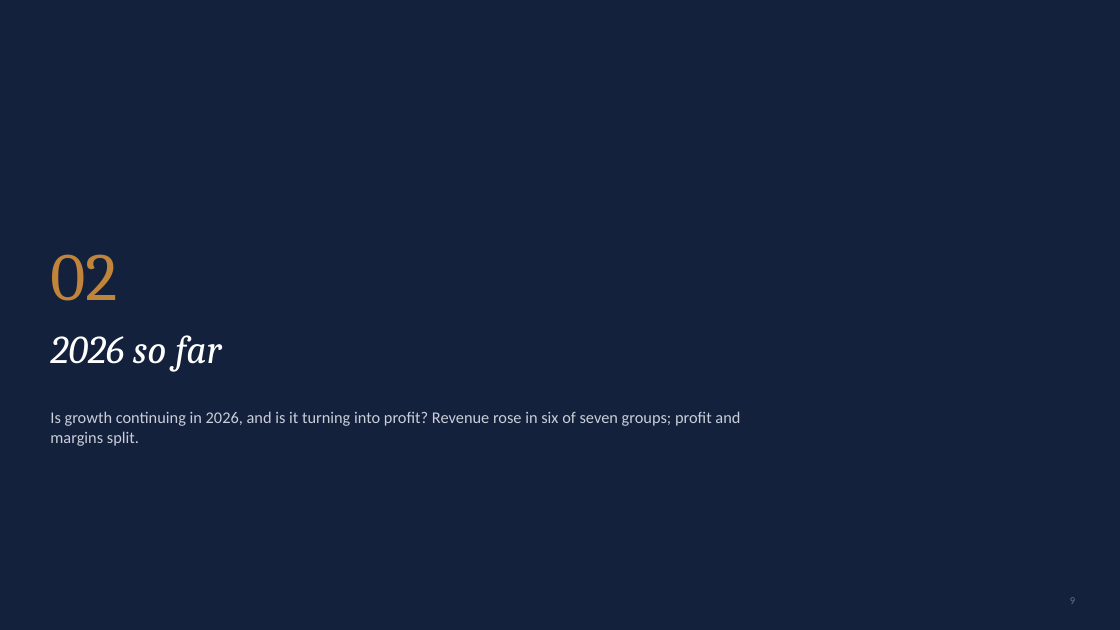
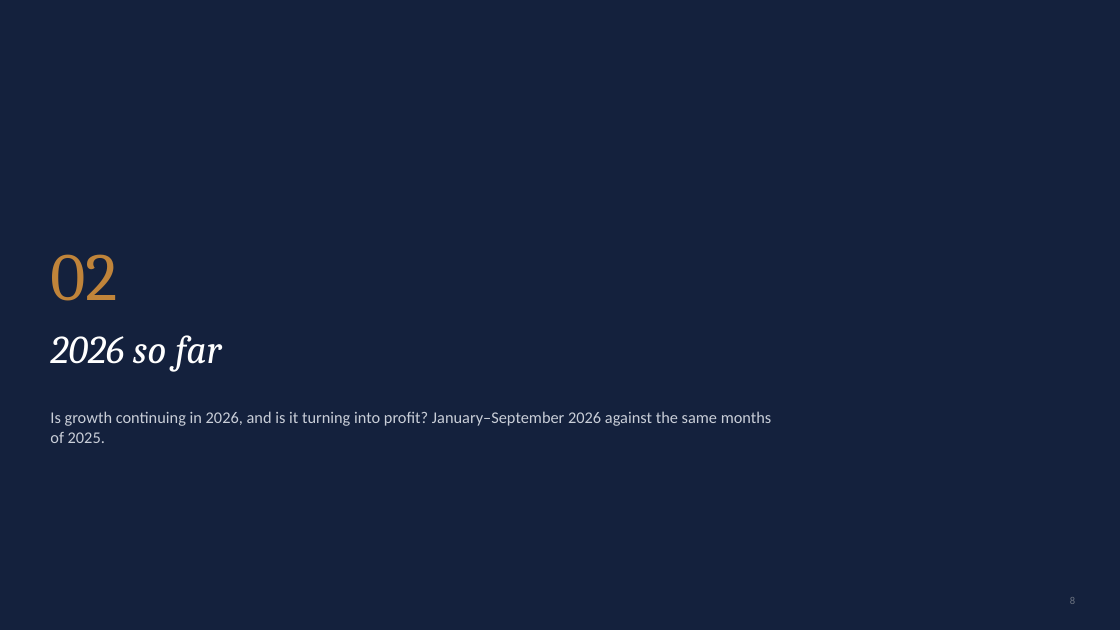
Before and after one commit to KhalidAba94/Test, a slide deck: slide 8 of sector-analysis/sets/seven/output/SEVEN_Priority_Companies_Executive_Deck.pptx (slide 9 before the commit). Drawn at 1120x630 pixels with LibreOffice and Linux fonts; fonts in the diff are those of the drawing. Boxes give left, top, right and bottom in pixels: in the first picture for what was removed or moved away, otherwise in the second. Text is boxed around its words. In the diff, an @@ line names an element or a change of style, - is before the commit and + after.

```diff
--- a/sector-analysis/sets/seven/output/SEVEN_Priority_Companies_Executive_Deck.pptx
+++ b/sector-analysis/sets/seven/output/SEVEN_Priority_Companies_Executive_Deck.pptx
@@ text at (50,411,772,443): text changed @@
-Is growth continuing in 2026, and is it turning into profit? Revenue rose in six of seven groups; profit and margins split.
+Is growth continuing in 2026, and is it turning into profit? January–September 2026 against the same months of 2025.
```
Also in this commit, not shown: 23 other slides changed, 1 slide added, 5 slides removed, 4 other files.
